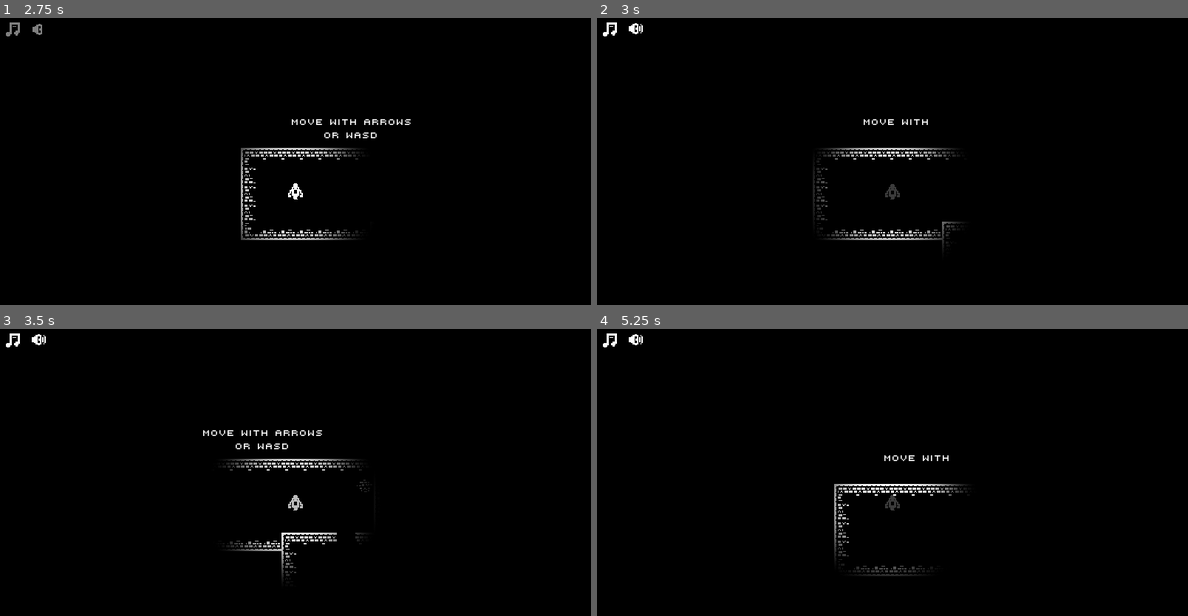
Above: before the commit, frames 1-4 (two rows, left to right).
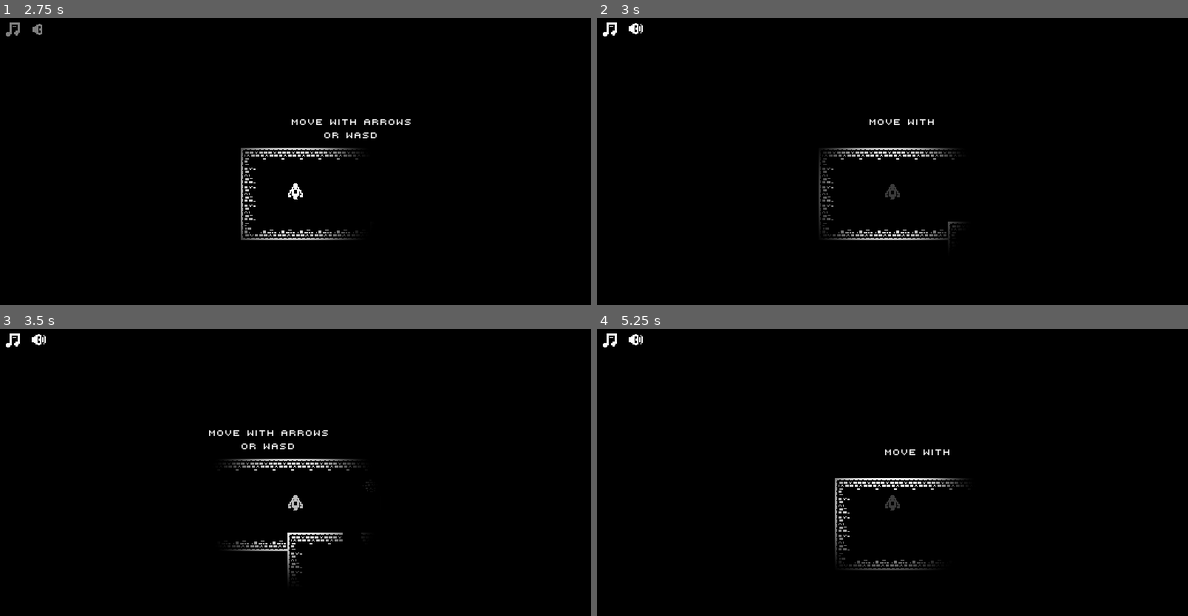
Above: after the commit, the same moments.

Repository: skarnl/miziziz-game-jam-2020
Game: Godot game, scene res://screens/main_menu.tscn
Same seed, same stepped clock (60 frames per second), same inputs: the game is played once before the commit and once after it. Sound files missing from this copy of the repository are replaced by a short silence.
Inputs (mouse positions are in pixels of both pictures, inside the frame that each line leads up to):
- Up to frame 1 (2.75 s): click "start" at 0.5 s; click (41, 32) at 1.25 s; click (11, 32) at 2 s
- Up to frame 2 (3 s): tap R (restart) at 2.75 s; hold Right (ui_right) from 2.78 s (still down); hold Space (possess) from 2.78 s (still down)
- Up to frame 3 (3.5 s): keep holding Right (ui_right); keep holding Space (possess)
- Up to frame 4 (5.25 s): tap R (restart) at 3.5, 4.25, 5 s; release Right (ui_right) at 3.53 s; release Space (possess) at 3.53 s; hold Down (ui_down) 3.53-4.28 s; tap Space (possess) at 3.6, 5.1 s; hold Right (ui_right) 4.28-5.03 s; hold Space (possess) 4.28-5.03 s; hold Up (ui_up) from 5.03 s (still down)

Frame 1 is identical in both runs. In frame 2, 1.0% of the frame differs, in the area x 36-62%, y 35-81%; in frame 3, 1.2%; in frame 4, 1.4%, in the area x 40-63%, y 41-87%.

Commit message:
Made ghost movement more fluid

Diff:
--- a/entities/ghost/ghost.gd
+++ b/entities/ghost/ghost.gd
@@ -13,15 +13,20 @@
 	$possessedAudioPlayer.play()
 	$moveAudioPlayer.play()
 
-func _process(delta):
+func get_input_axis():
 	var input_vector = Vector2.ZERO
 
 	input_vector.x = Input.get_action_strength("ui_right") - Input.get_action_strength("ui_left")
 	input_vector.y = Input.get_action_strength("ui_down") - Input.get_action_strength("ui_up")
-	input_vector = input_vector.normalized()
+	return input_vector.normalized()
+
+func _physics_process(delta):
+	var input_vector = get_input_axis()
+
+	var ACCELERATION = 1000
 
 	if input_vector != Vector2.ZERO:
-		velocity = input_vector * MAX_SPEED
+		apply_movement(input_vector * ACCELERATION * delta)
 
 		$Sprite.flip_h = velocity.x > 0
 
@@ -30,12 +35,22 @@
 		else:
 			$moveAudioPlayer.set_volume_db(0)
 	else:
-		velocity = Vector2.ZERO
+		apply_friction(ACCELERATION * delta)
+
 		$possessedAudioPlayer.set_volume_db(-80)
 		$moveAudioPlayer.set_volume_db(-80)
 
-	move_and_slide(velocity)
+	velocity = move_and_slide(velocity)
 
+func apply_movement(acceleration):
+	velocity += acceleration
+	velocity = velocity.clamped(MAX_SPEED)
+
+func apply_friction(friction):
+	if velocity.length() > friction:
+		velocity -= velocity.normalized() * friction
+	else:
+		velocity = Vector2.ZERO
 
 func possess_start(targetPosition):
 	$Tween.interpolate_property(self, 'position', position, targetPosition, 0.3, Tween.TRANS_SINE, Tween.EASE_IN_OUT)
